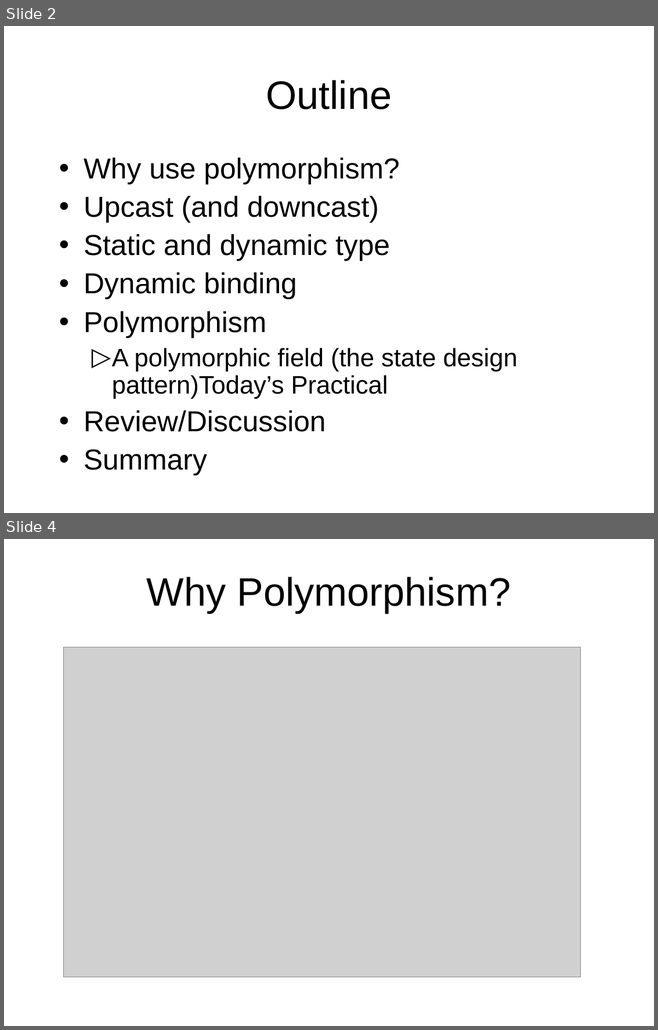
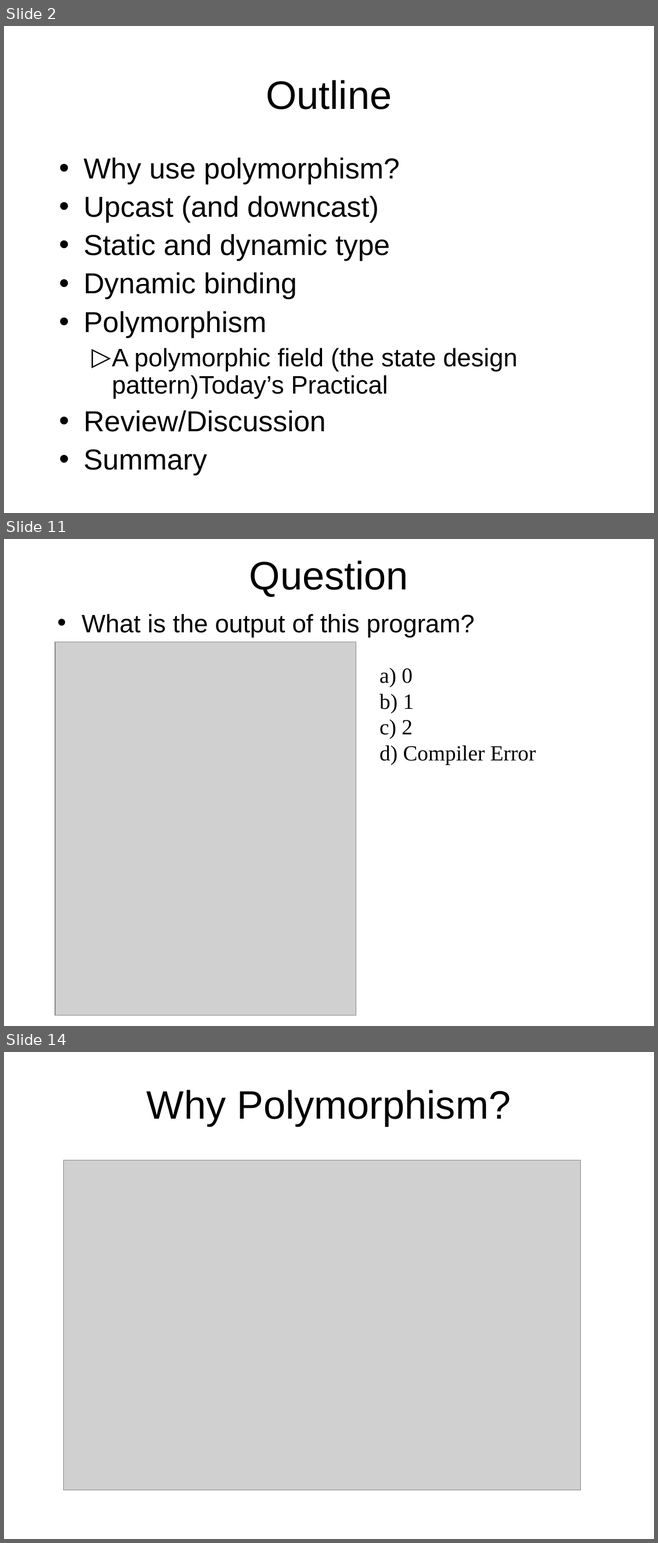
Before and after one commit to octaviordz/zjnu2017.github.io, a slide deck: OOP/lectures/050--Polymorphism.ppt. Shown one above the other, each under a label of ours: slides 2 and 4 before the commit, slides 2, 11 and 14 after it; the slides between them are not shown. The pictures are 658x1030 and 658x1543 pixels, drawn with LibreOffice and Linux fonts; fonts in the diff are those of the drawing; grey boxes stand for pictures. Boxes give left, top, right and bottom in pixels: in the first picture for what was removed or moved away, otherwise in the second. Text is boxed around its words. In the diff, an @@ line names an element or a change of style, - is before the commit and + after.

```diff
--- a/OOP/lectures/050--Polymorphism.ppt
+++ b/OOP/lectures/050--Polymorphism.ppt
@@ slide 11 added at <box>4,539,654,1026</box>, background #FFFFFF @@
@@ title added at <box>249,560,408,597</box>, 44 pt, text #000000 @@
+Question
@@ text added at <box>82,614,474,638</box>, 28 pt, text #000000 @@
+• What is the output of this program?
@@ picture added at <box>55,642,356,1015</box> @@
@@ text added at <box>379,668,536,765</box>, 24 pt, text #000000 @@
+a) 0
+b) 1
+c) 2
+d) Compiler Error
@@ what was slide 4 is now slide 14 @@
```
Also in this commit, not shown: 9 slides changed, 19 other slides added, 2 other files.
